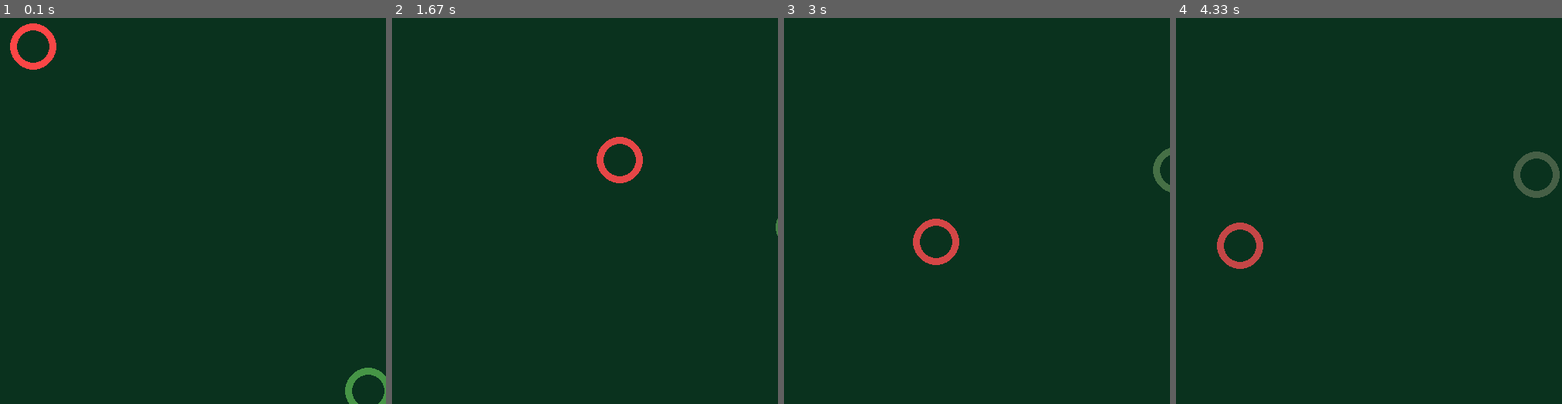
Above: before the commit, frames 1-4 (left to right).
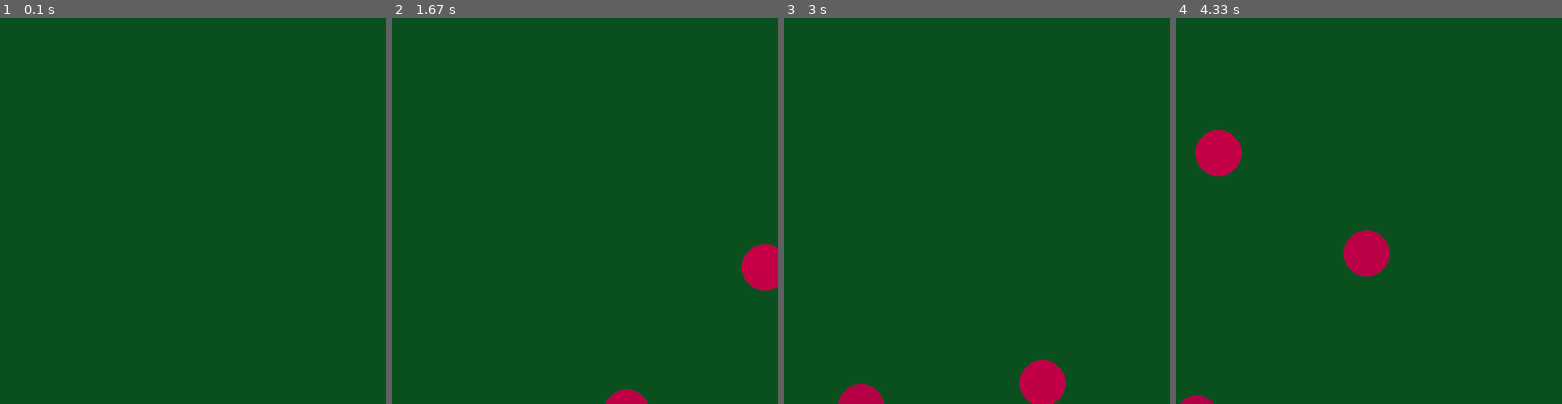
Above: after the commit, the same moments.

Repository: GrigorevEv/Hello-World
Game: pygame game, started from Algorithms and data structures (Python)/R. Pygame and balls/Ball.py
Same seed, same stepped clock (60 frames per second), same inputs: the game is played once before the commit and once after it.
Inputs (mouse positions are in pixels of both pictures, inside the frame that each line leads up to):
- Up to frame 1 (0.1 s): no input
- Up to frame 2 (1.67 s): click (631, 153) at 0.38 s; hold Right 0.67-1.13 s; click (708, 199) at 1.22 s; hold Right from 1.5 s (still down)
- Up to frame 3 (3 s): release Right at 1.97 s; hold Left 2-2.53 s; hold Down 2.57-2.87 s; click (857, 153) at 2.97 s
- Up to frame 4 (4.33 s): hold Left 3.23-3.63 s; hold Up 3.67-4.03 s; hold Right from 4.07 s (still down)

The runs differ from the first frame. In frame 1, 100% of the frame differs, in the area x 0-100%, y 0-100%; in frame 2, 100%; in frame 3, 100%; in frame 4, 100%.

Commit message:
Practice

Diff:
--- a/Algorithms and data structures (Python)/Q. Dictionaries and Sets in Python and Asymptotics of Standard Operations/tr.py
+++ b/Algorithms and data structures (Python)/Q. Dictionaries and Sets in Python and Asymptotics of Standard Operations/tr.py
@@ -1,10 +1,8 @@
-def ab(x, y):
-    x = x+5
-    y = y+10
-    return x, y
-
-x, y = 5, 6
-
-x, y = ab(x, y)
-
-print(x, y)
+a = [(1, 2), (3, 4), (5, 6)]
+for i in range(len(a)):
+    x = a[i][0]
+    y = a[i][1]
+    print('x = ', x, '  ', 'y = ', y, end='\n')
+b = [1, 2, 3]
+b[0] += 1
+print(b)
--- a/Algorithms and data structures (Python)/R. Pygame and balls/Ball.py
+++ b/Algorithms and data structures (Python)/R. Pygame and balls/Ball.py
@@ -1,97 +1,130 @@
 import pygame
 
-pygame.init()  # Initialize all imported pygame modules
+pygame.init()
 
 width = 500
 height = 500
+pos = []
+speed = []
 
-screen = pygame.display.set_mode((width, height))  # Initialize a window or screen for display
-pygame.display.set_caption('YAHOOOO')  # Returns the title and icontitle for the display Surface. These will often be the same value
-clock = pygame.time.Clock()  # Create an object to help track time
+screen = pygame.display.set_mode((width, height))
+pygame.display.set_caption('YAHOOOO')
+clock = pygame.time.Clock()
 
-x1, x2, y1, y2 = 30, 470, 30, 470
-vx1, vy1, vx2, vy2 = 50, 30, 30, 50
-windage = 0.05
+
+def balls_draw(colour: tuple, xpos, ypos, radius=30):
+    """This function draws the ball"""
+    ball = pygame.draw.circle(screen, colour, (int(xpos), int(ypos)), radius)
+    return ball
+
+
+def events():
+    """This function added events and also return coordinates of mouse clicks,
+    for generate new balls"""
+    for event in pygame.event.get():
+        if event.type == pygame.QUIT:
+            raise SystemExit
+        if event.type == pygame.MOUSEBUTTONDOWN:
+            if event.button == 1:
+                pos.append(list(event.pos))
+                speed.append([100, 120])
+    return pos, speed
+
+
+def bounce_off_the_walls(xpos, ypos, x_speed, y_speed, window_width, window_height):
+    """This function added bounce of the walls"""
+    if xpos >= window_width or xpos <= 0:
+        x_speed = -x_speed
+    elif ypos >= window_height or ypos <= 0:
+        y_speed = -y_speed
+    return x_speed, y_speed
+
+
+def direction_change(xpos, ypos, x_speed, y_speed, window_width, window_heigh):
+    """This function change direction of the ball"""
+    if 0 < xpos < window_width and 0 < ypos < window_heigh or 0 < xpos < window_width and 0 < ypos < window_heigh:
+        key = pygame.key.get_pressed()
+        if key[pygame.K_RIGHT]:
+            x_speed = abs(x_speed)
+        elif key[pygame.K_LEFT]:
+            x_speed = -abs(x_speed)
+        elif key[pygame.K_DOWN]:
+            y_speed = abs(y_speed)
+        elif key[pygame.K_UP]:
+            y_speed = -abs(y_speed)
+    return x_speed, y_speed
+
+
+def wintage(x_speed, y_speed, windage=0.1):
+    """This function added windage to the ball's speed"""
+    if x_speed != 0 or y_speed != 0 or x_speed != 0 or y_speed != 0:
+        if x_speed > 0:
+            x_speed -= windage
+        else:
+            x_speed += windage
+        if y_speed > 0:
+            y_speed -= windage
+        else:
+            y_speed += windage
+    return x_speed, y_speed
+
+
+def ball_move(xpos, ypos, x_speed, y_speed):
+    """This function move the ball"""
+    dt = clock.tick(50)/300
+    xpos += x_speed * dt
+    ypos += y_speed * dt
+    return xpos, ypos
+
+
+def collision(ball1_x, ball1_y, ball2_x, ball2_y):
+    """This function added collision of the balls"""
+    dist = ((ball1_x - ball2_x)**2 + (ball1_y - ball2_y)**2)**0.5
+    if dist <= 30*2:
+        return True
+    else:
+        return False
+
+
+def colour_change(x_speed):
+    """This function changes color of the balls,
+    depending on the speed"""
+    r = abs(x_speed) * 2
+
+    rgb = (r, 0, 70)
+    return rgb
+
 
 while True:
-    dt = clock.tick(50)/300  # The program will never run at more than 50 frames per second
+    coords, speed = events()
+    screen.fill((10, 80, 30))
 
-    for event in list(pygame.event.get()):  # Get events from the queue
-        if event.type == pygame.QUIT:  # If user press X  - program stoped
-            raise SystemExit
+    for i in range(len(coords)):
+        x = coords[i][0]
+        y = coords[i][1]
+        vx = speed[i][0]
+        vy = speed[i][1]
 
-    # Adding direction change
+        vx, vy = wintage(vx, vy)
+        colour = colour_change(abs(vx))
+        vx, vy = direction_change(x, y, vx, vy, width, height)
+        vx, vy = bounce_off_the_walls(x, y, vx, vy, width, height)
 
-    if 0 < x1 < width and 0 < y1 < height or 0 < x2 < width and 0 < y2 < height:
-        key = pygame.key.get_pressed()
-        if key[pygame.K_RIGHT]:
-            vx1 = abs(vx1)
-            vx2 = abs(vx2)
-        elif key[pygame.K_LEFT]:
-            vx1 = -abs(vx1)
-            vx2 = -abs(vx2)
-        elif key[pygame.K_DOWN]:
-            vy1 = abs(vy1)
-            vy2 = abs(vy2)
-        elif key[pygame.K_UP]:
-            vy1 = -abs(vy1)
-            vy2 = -abs(vy2)
+        # for j in range(len(coords)-1, i, -1):
+        #     if collision(vx, vy, speed[j][0], speed[j][1]):
+        #         vx = speed[j][0]
+        #         vy = speed[j][1]
+        #         speed[j][0] = -speed[j][0]
+        #         speed[j][1] = -speed[j][1]
 
-    # Adding windage
 
-    if vx1 != 0 or vy1 != 0 or vx2 != 0 or vy2 != 0:
-        if vx1 > 0:
-            vx1 -= windage
-        else:
-            vx1 += windage
-        if vy1 > 0:
-            vy1 -= windage
-        else:
-            vy1 += windage
-        if vx2 > 0:
-            vx2 -= windage
-        else:
-            vx2 += windage
-        if vy2 > 0:
-            vy2 -= windage
-        else:
-            vy2 += windage
+        x, y = ball_move(x, y, vx, vy)
+        balls_draw(colour, x, y)
 
-    # Adding path
+        coords[i][0] = x
+        coords[i][1] = y
+        speed[i][0] = vx
+        speed[i][1] = vy
 
-    x1 += vx1 * dt
-    y1 += vy1 * dt
-    x2 += vx2 * dt
-    y2 += vy2 * dt
-
-    # Adding bounce off the walls
-
-    if x1 >= width or x1 <= 0:
-        vx1 = -vx1
-    elif y1 >= height or y1 <= 0:
-        vy1 = -vy1
-    if x2 >= width or x2 <= 0:
-        vx2 = -vx2
-    elif y2 >= height or y2 <= 0:
-        vy2 = -vy2
-
-    # Adding colour change
-
-    r = abs(vx1) * 5
-    g = abs(vx2) * 5
-
-    # Adding colision of balls
-
-    radius = 30
-    dist = ((x1 - x2) ** 2 + (y1 - y2) ** 2) ** 0.5
-    if dist <= radius * 2:
-        vx1 = vx2
-        vy1 = vy2
-        vx2 = -vx2
-        vy2 = -vy2
-
-    screen.fill((10, 50, 30))
-    pygame.draw.circle(screen, (r, 70, 70), (int(x1), int(y1)), radius, 9)
-    pygame.draw.circle(screen, (70, g, 70), (int(x2), int(y2)), radius, 9)
-    pygame.display.flip()  # refreshes the screen and displays everything
+    pygame.display.flip()
     pygame.event.pump()
--- a/Algorithms and data structures (Python)/R. Pygame and balls/kjh.py
+++ b/Algorithms and data structures (Python)/R. Pygame and balls/kjh.py
@@ -1,23 +1,34 @@
 import pygame
 
-pygame.init()  # Initialize all imported pygame modules
+pygame.init()
 
 width = 500
 height = 500
 x, y = 30, 30
-vx, vy = 50, 60
+vx, vy = 100, 120
+pos = []
 
-
-screen = pygame.display.set_mode((width, height))  # Initialize a window or screen for display
-pygame.display.set_caption('YAHOOOO')  # Returns the title and icon title for the display Surface.
+screen = pygame.display.set_mode((width, height))
+pygame.display.set_caption('YAHOOOO')
 clock = pygame.time.Clock()
 
 
-def balls_draw(colour, xpos=30, ypos=30, radius=20):
+def balls_draw(colour: tuple, xpos, ypos, radius=20):
     """This function draws the ball"""
-    ball1 = pygame.draw.circle(screen, colour, (int(xpos), int(ypos)), radius)
-    ball2 = pygame.draw.circle(screen, colour, (int(xpos), int(ypos)), radius)
-    return ball1, ball2
+    ball = pygame.draw.circle(screen, colour, (int(xpos), int(ypos)), radius)
+    return ball
+
+
+def events():
+    """This function added events and also return coordinates of mouse clicks,
+    for generate new balls"""
+    for event in pygame.event.get():
+        if event.type == pygame.QUIT:
+            raise SystemExit
+        if event.type == pygame.MOUSEBUTTONDOWN:
+            if event.button == 1:
+                pos.append(list(event.pos))
+    return pos
 
 
 def bounce_off_the_walls(xpos, ypos, x_speed, y_speed, window_width, window_height):
@@ -44,7 +55,7 @@
     return x_speed, y_speed
 
 
-def wintage(x_speed, y_speed, windage=0.05):
+def wintage(x_speed, y_speed, windage=0.001):
     """This function added windage to the ball's speed"""
     if x_speed != 0 or y_speed != 0 or x_speed != 0 or y_speed != 0:
         if x_speed > 0:
@@ -67,7 +78,9 @@
 
 
 def colour_change(x_speed, y_speed):
-    r = abs(x_speed) * 5
+    """This function changes color of the balls,
+    depending on the speed"""
+    r = abs(x_speed) * 2
     g = abs(y_speed) * 2
     b = abs(y_speed) * 2
     rgb = (r, g, b)
@@ -75,17 +88,21 @@
 
 
 while True:
-    for event in list(pygame.event.get()):  # Get events from the queue
-        if event.type == pygame.QUIT:  # If user press X  - program stoped
-            raise SystemExit
+    coords = events()
+    screen.fill((10, 80, 30))
 
-    screen.fill((10, 80, 30))
     vx, vy = wintage(vx, vy)
+    colour = colour_change(vx, vy)
     vx, vy = direction_change(x, y, vx, vy, width, height)
     vx, vy = bounce_off_the_walls(x, y, vx, vy, width, height)
-    colour = colour_change(vx, vy)
-    x, y = ball_move(x, y, vx, vy)
-    balls_draw(colour, x, y)
 
-    pygame.display.flip()  # refreshes the screen and displays everything
+    for i in range(len(coords)):
+        x = coords[i][0]
+        y = coords[i][1]
+        x, y = ball_move(x, y, vx, vy)
+        balls_draw(colour, x, y)
+        coords[i][0] = x
+        coords[i][1] = y
+
+    pygame.display.flip()
     pygame.event.pump()
